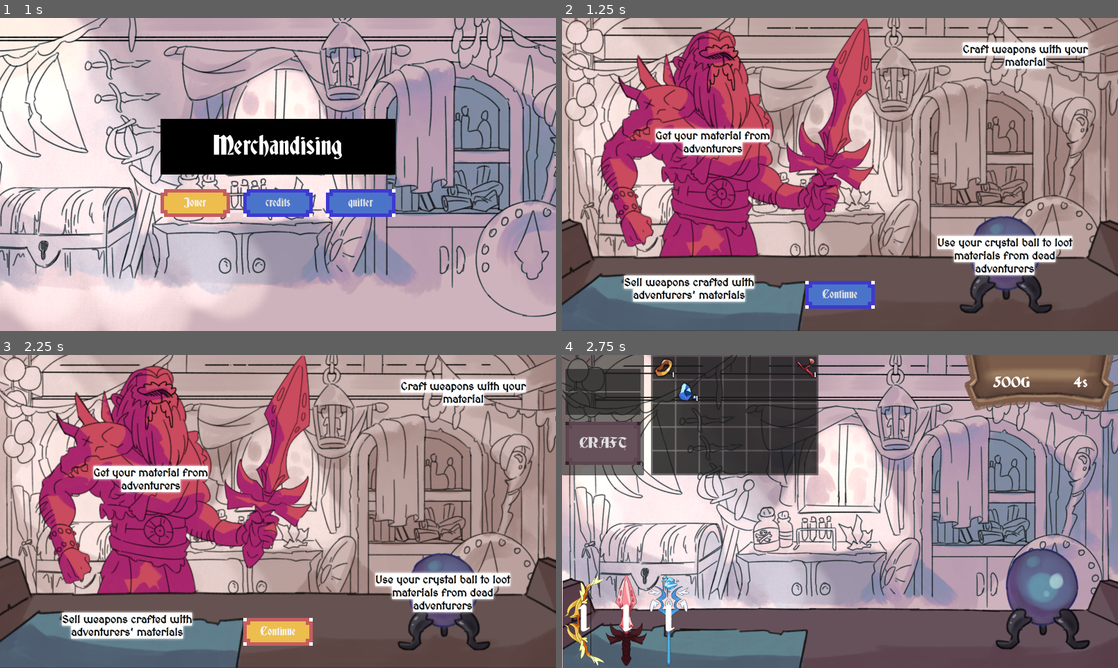
Above: before the commit, frames 1-4 (two rows, left to right).
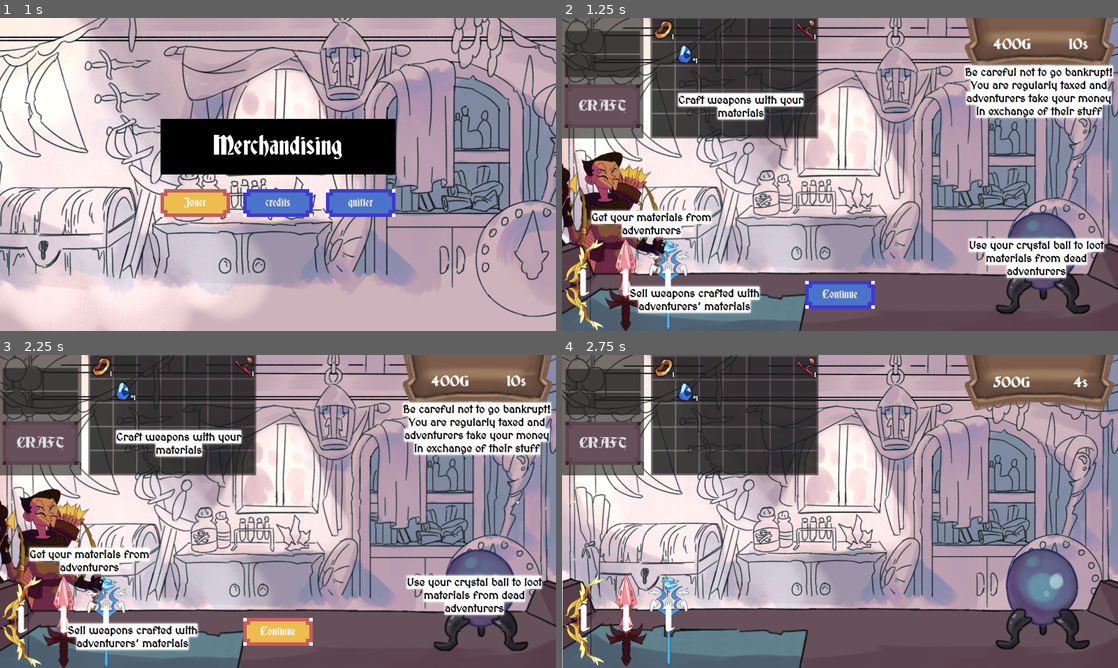
Above: after the commit, the same moments.

Repository: electron35/GMTK_Jam_Dunjunk_shop
Game: Godot game, scene res://GMTK_Jam/menuScene.tscn
The game is run twice, just before and just after one commit, with the same random seed, the same clock (stepped at 60 frames per second) and the same inputs. The engine's default icon, where the game draws it, is replaced by a stand-in: a white triangle on a blue panel in a dark square. Sound files missing from this copy of the repository are replaced by a short silence.
Inputs:
- Up to frame 1 (1 s): click "Jouer" at 0.5 s
- Up to frame 2 (1.25 s): no input
- Up to frame 3 (2.25 s): click "Jouer" at 1.25 s; click "Continue" at 2 s
- Up to frame 4 (2.75 s): no input

Frame 1 is identical in both runs. In frame 2, 74% of the frame differs, in the area x 0-100%, y 0-100%; in frame 3, 74%; in frame 4, nothing differs.

Commit message:
update tutorial

Diff:
--- a/GMTK_Jam/UIElement/CraftUI.tscn
+++ b/GMTK_Jam/UIElement/CraftUI.tscn
@@ -4,7 +4,8 @@
 [ext_resource type="Theme" uid="uid://cqqhu72pwahb1" path="res://GMTK_Jam/Resources/themegame/inventaire.tres" id="2_i6l44"]
 
 [node name="CraftUI" type="PanelContainer"]
-offset_right = 40.0
+offset_right = 236.0
+offset_bottom = 204.0
 script = ExtResource("1_hvdf1")
 
 [node name="MarginContainer" type="MarginContainer" parent="."]
Binary file changed: GMTK_Jam/Resources/sprite/Menu/tutorial.png
Not shown: 1 places in GMTK_Jam/menuScene.tscn that only renumber resources
